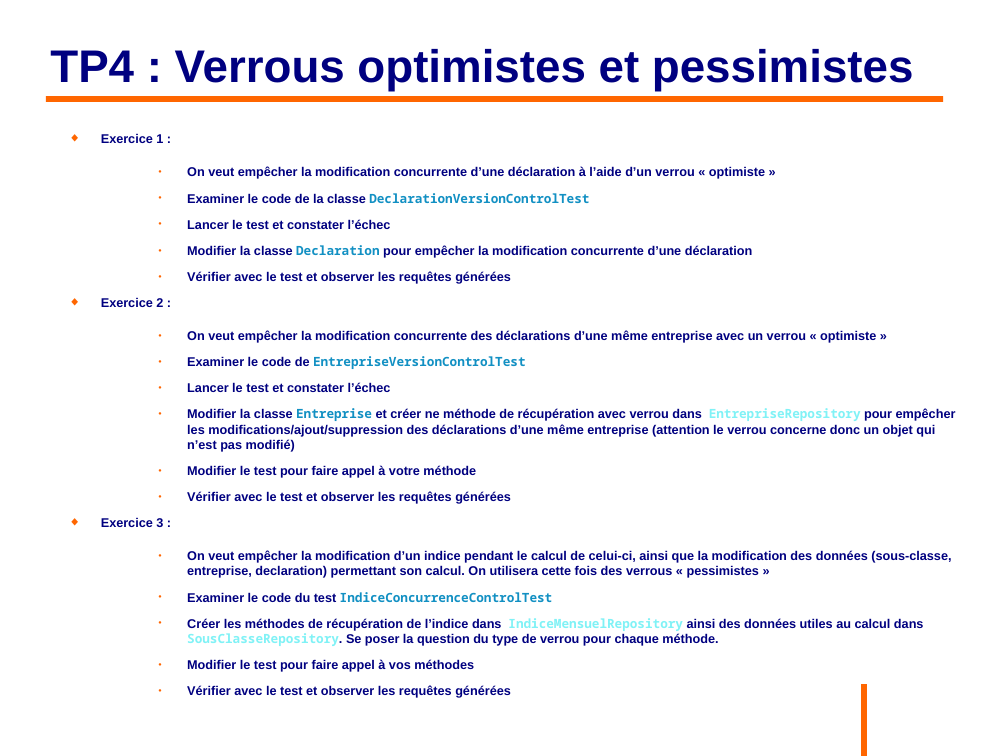
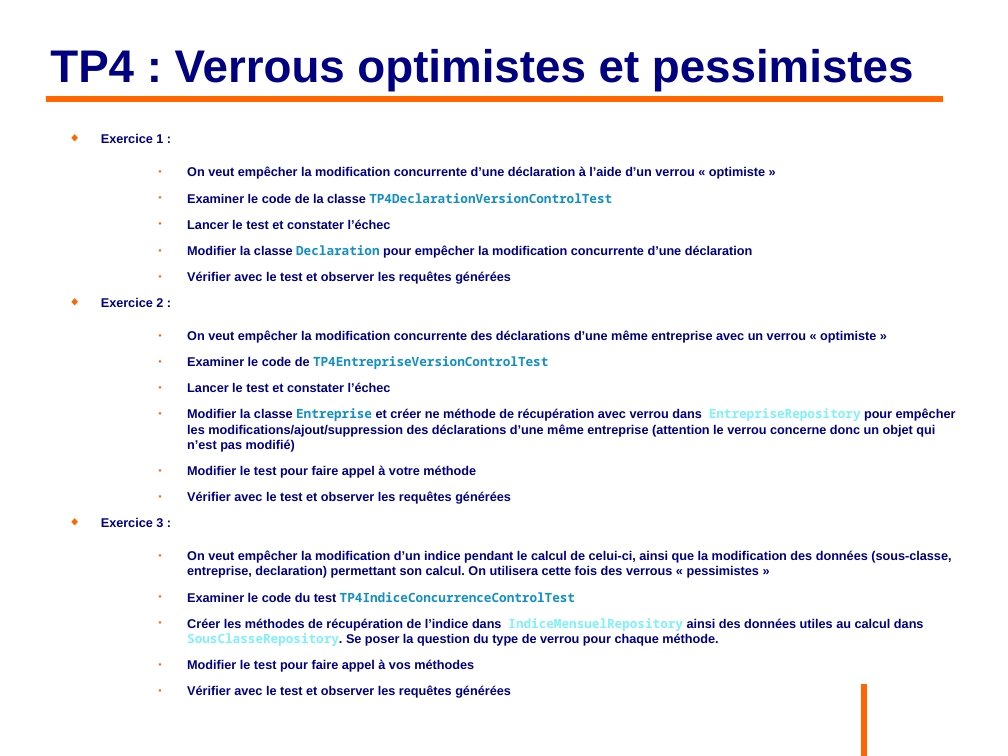
Before and after one commit to philphils/formation-hibernate-avancee, a slide deck: slide 111 of Documentation/diapo_formation_hibernate_avancee.odp. Drawn at 1008x756 pixels with LibreOffice and Linux fonts; fonts in the diff are those of the drawing; background and template pictures are left out. Boxes give left, top, right and bottom in pixels: in the first picture for what was removed or moved away, otherwise in the second. Text is boxed around its words. In the diff, an @@ line names an element or a change of style, - is before the commit and + after.

```diff
--- a/Documentation/diapo_formation_hibernate_avancee.odp
+++ b/Documentation/diapo_formation_hibernate_avancee.odp
@@ text at (187,193,612,203): text changed @@
-    ● Examiner le code de la classe DeclarationVersionControlTest
+    ● Examiner le code de la classe TP4DeclarationVersionControlTest
@@ text at (187,356,548,369): text changed @@
-    ● Examiner le code de EntrepriseVersionControlTest
+    ● Examiner le code de TP4EntrepriseVersionControlTest
@@ text at (187,592,575,602): text changed @@
-    ● Examiner le code du test IndiceConcurrenceControlTest
+    ● Examiner le code du test TP4IndiceConcurrenceControlTest
```
Also in this commit, not shown: 1 other slide changed.
